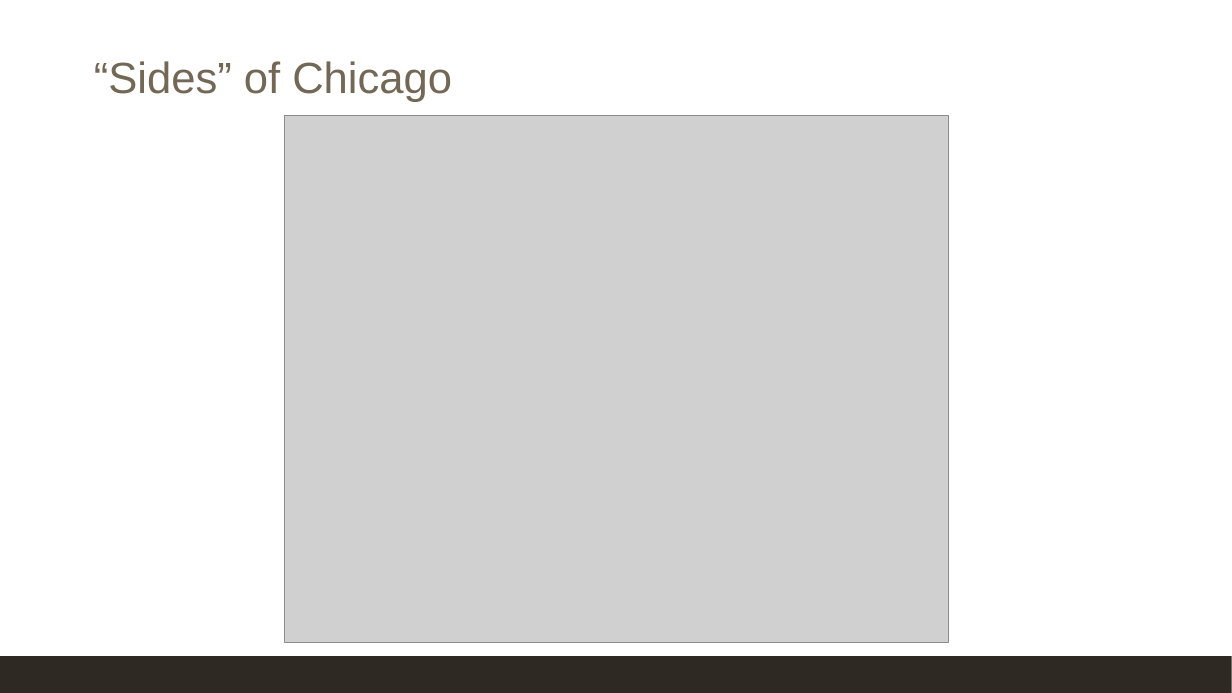
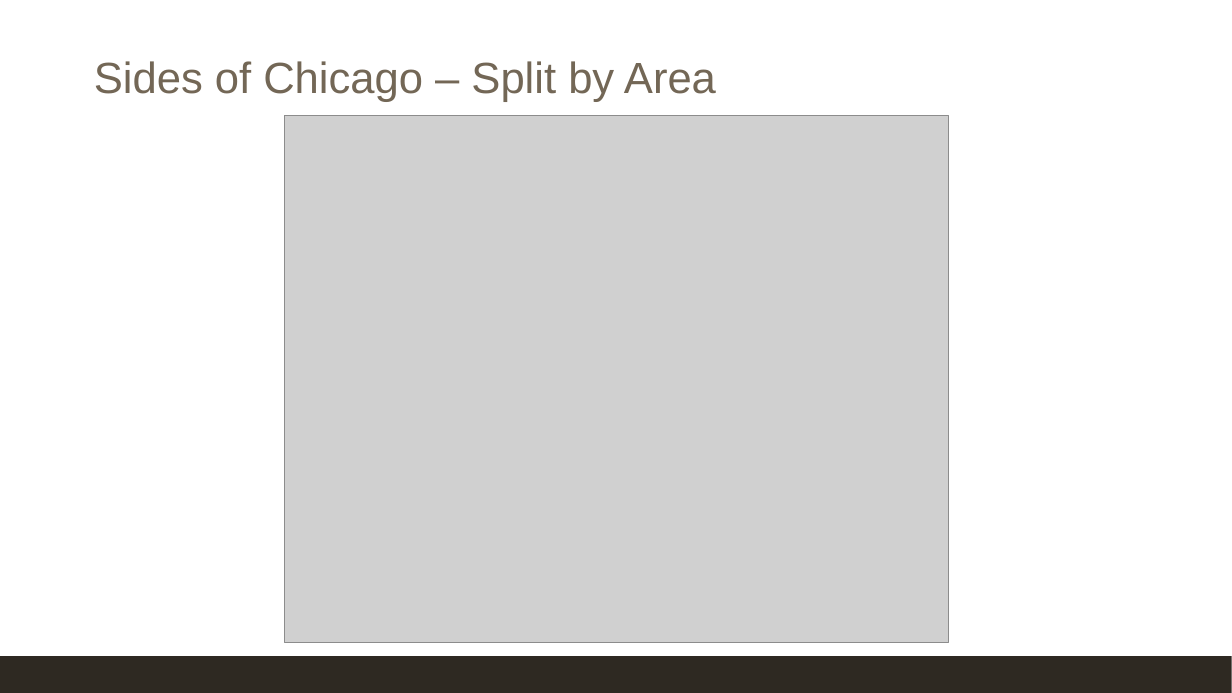
Before and after one commit to EEPlei/Americas-Warzone-Class-Project, a slide deck: slide 5 of Slides/final_slides.pptx (slide 6 before the commit). Drawn at 1232x693 pixels with LibreOffice and Linux fonts; fonts in the diff are those of the drawing; grey boxes stand for pictures. Boxes give left, top, right and bottom in pixels: in the first picture for what was removed or moved away, otherwise in the second. Text is boxed around its words. In the diff, an @@ line names an element or a change of style, - is before the commit and + after.

```diff
--- a/Slides/final_slides.pptx
+++ b/Slides/final_slides.pptx
@@ title at [94, 61, 716, 102]: text changed @@
-“Sides” of Chicago
+Sides of Chicago – Split by Area
```
Also in this commit, not shown: 1 other slide changed, 1 slide added, 2 slides removed, 1 other file.
